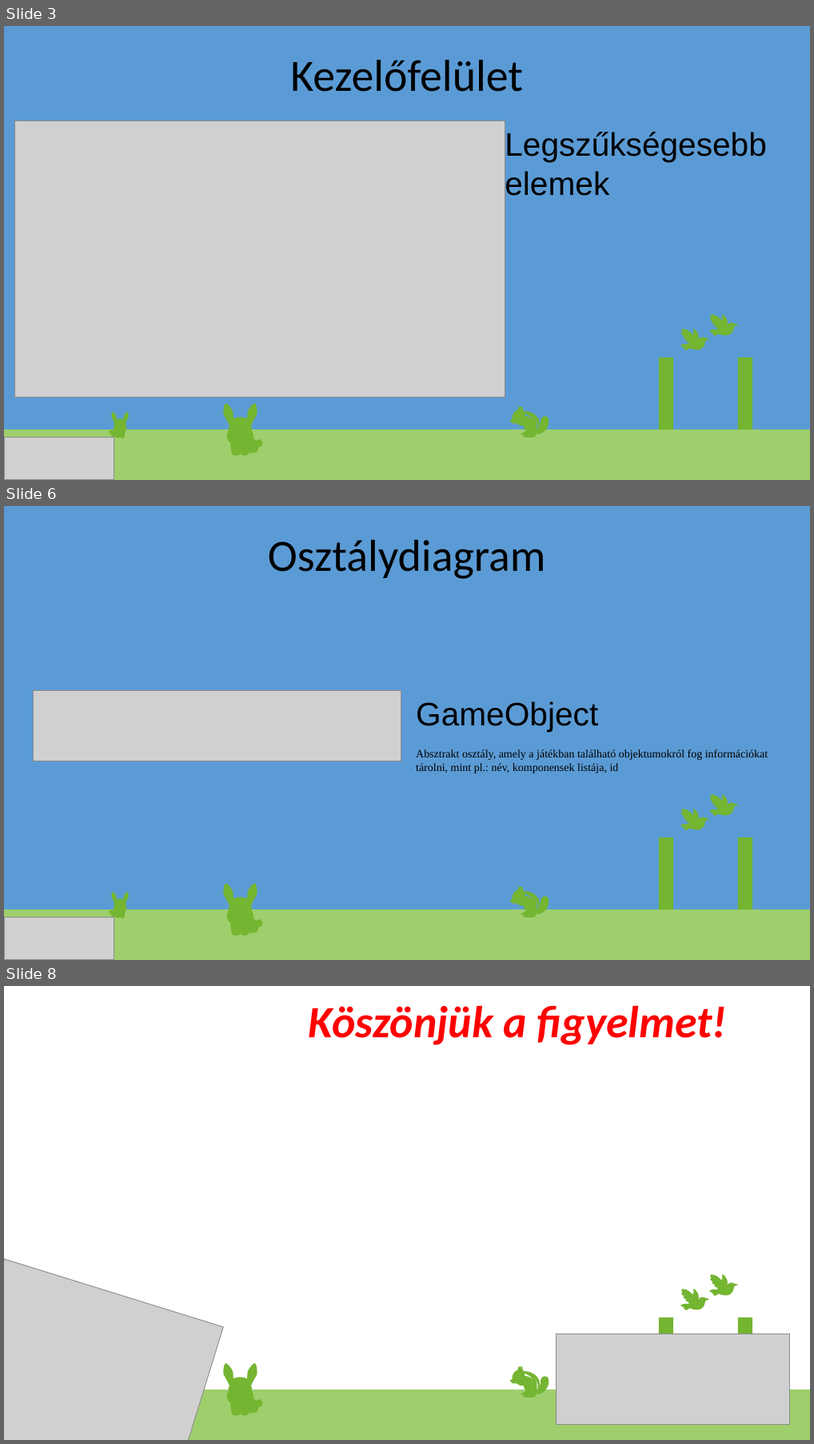
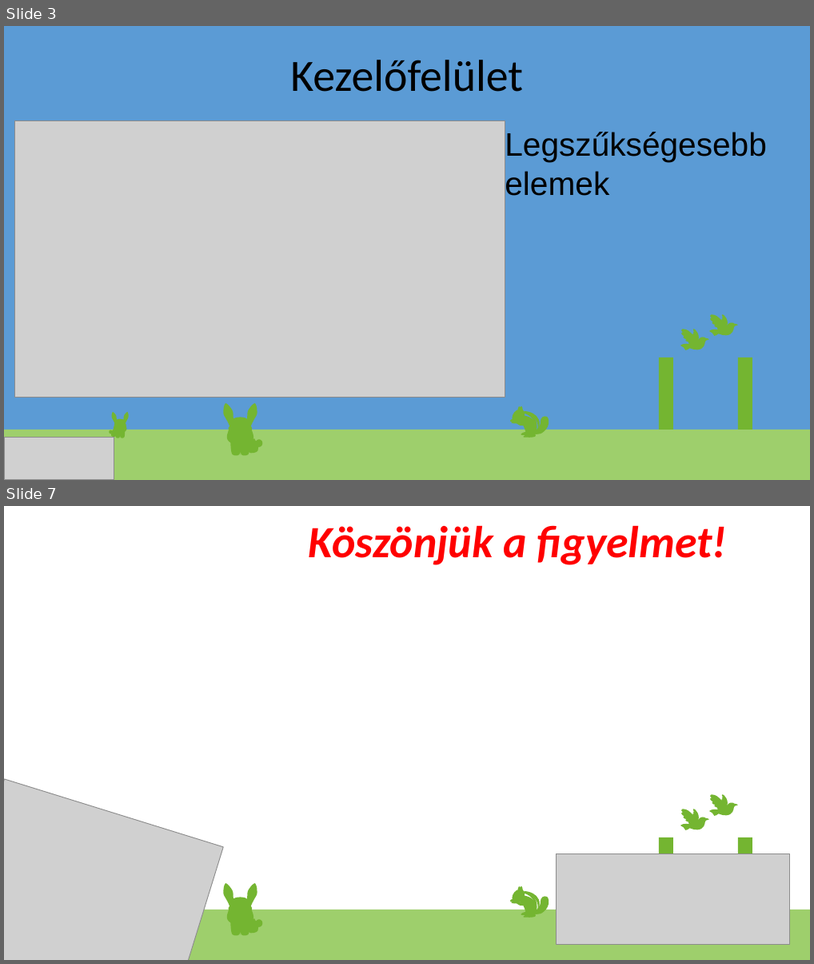
Before and after one commit to NRobert-jmdrgg/KoviUbiSoft, a slide deck: KoviUbiSoft_prez3ideiglenes.pptx. Shown one above the other, each under a label of ours: slides 3, 6 and 8 before the commit, slides 3 and 7 after it; the slides between them are not shown. The pictures are 814x1444 and 814x964 pixels, drawn with LibreOffice and Linux fonts; fonts in the diff are those of the drawing; grey boxes stand for pictures; background and template pictures are left out. Boxes give left, top, right and bottom in pixels: in the first picture for what was removed or moved away, otherwise in the second. Text is boxed around its words. In the diff, an @@ line names an element or a change of style, - is before the commit and + after.

```diff
--- a/KoviUbiSoft_prez3ideiglenes.pptx
+++ b/KoviUbiSoft_prez3ideiglenes.pptx
@@ slide 6 removed at (x1=4, y1=506, x2=810, y2=960), background #5B9BD5; not listed: 80 template elements that a slide beside it also shows @@
@@ title removed at (x1=268, y1=540, x2=546, y2=579) @@
-Osztálydiagram
@@ picture removed at (x1=34, y1=691, x2=402, y2=761) @@
@@ text removed at (x1=416, y1=701, x2=768, y2=773) @@
-GameObject
-Absztrakt osztály, amely a játékban található objektumokról fog információkat tárolni, mint pl.: név, komponensek listája, id
@@ picture removed at (x1=4, y1=917, x2=114, y2=960) @@
@@ what was slide 8 is now slide 7 @@
```
Also in this commit, not shown: 2 slides changed, 1 slide added, 1 other slide removed.
